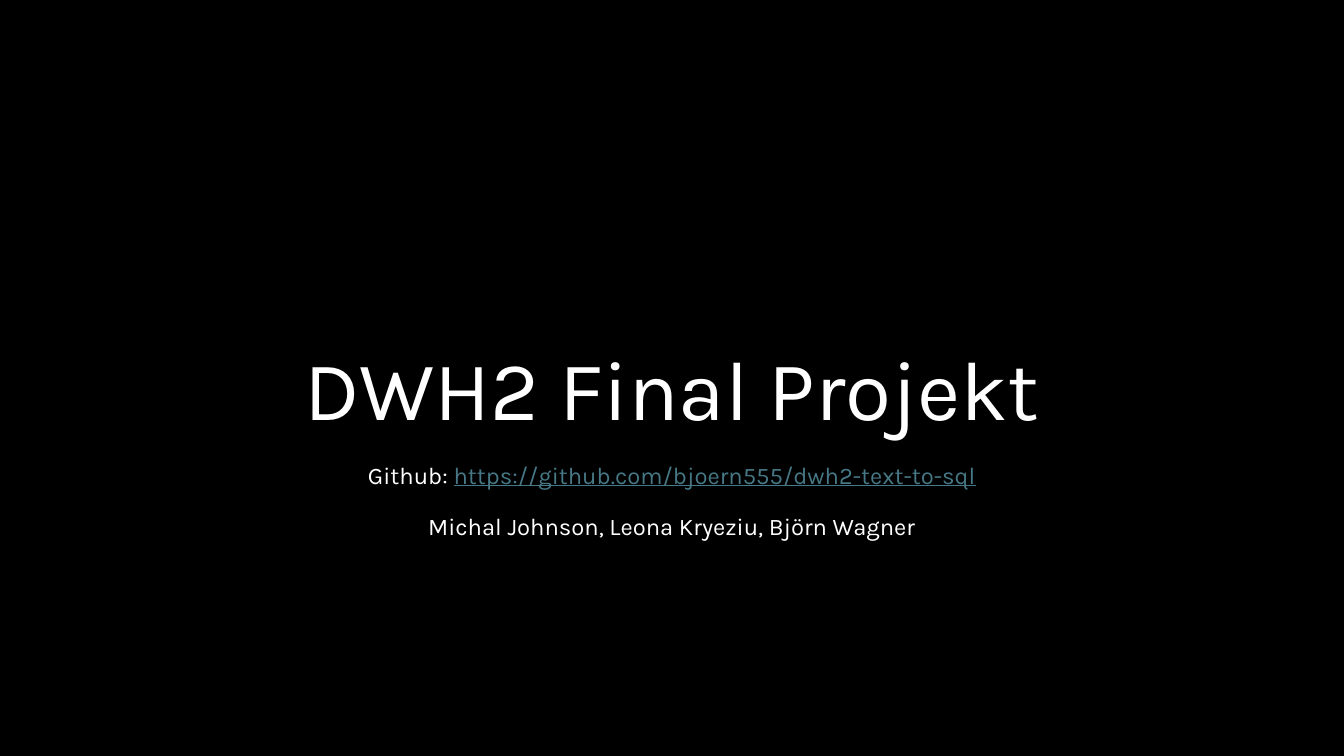
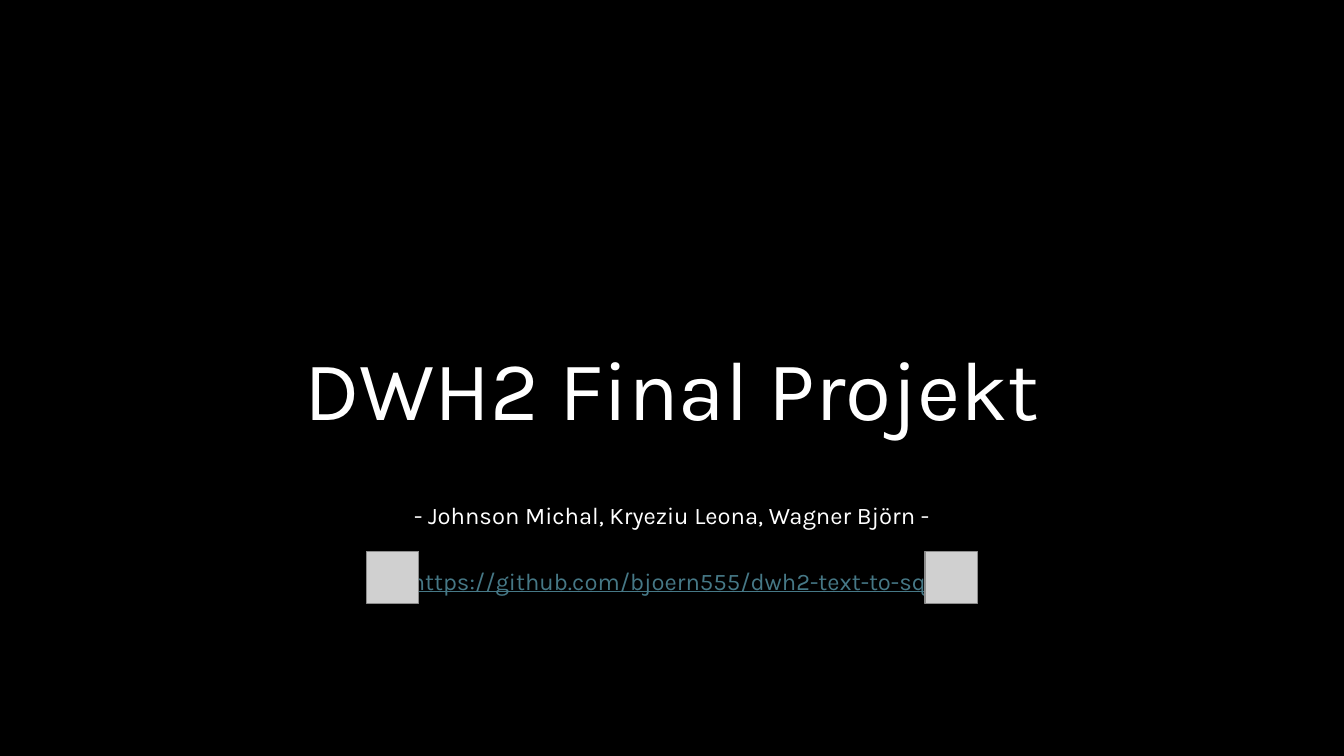
Before and after one commit to bjoern555/dwh2-text-to-sql, a slide deck: slide 1 of docs/DHW2_Wagner_Kryeziu_Johnson.pptx. Drawn at 1344x756 pixels with LibreOffice and Linux fonts; fonts in the diff are those of the drawing; grey boxes stand for pictures; background and template pictures are left out. Boxes give left, top, right and bottom in pixels: in the first picture for what was removed or moved away, otherwise in the second. Text is boxed around its words. In the diff, an @@ line names an element or a change of style, - is before the commit and + after.

```diff
--- a/docs/DHW2_Wagner_Kryeziu_Johnson.pptx
+++ b/docs/DHW2_Wagner_Kryeziu_Johnson.pptx
@@ subtitle at <box>411,507,933,596</box>: text changed; text colour #FFFFFF to #467886 @@
-Github: https://github.com/bjoern555/dwh2-text-to-sql
-Michal Johnson, Leona Kryeziu, Björn Wagner
+- Johnson Michal, Kryeziu Leona, Wagner Björn -
+https://github.com/bjoern555/dwh2-text-to-sql
@@ picture added at <box>367,552,419,604</box> @@
@@ picture added at <box>926,552,978,604</box> @@
```
Also in this commit, not shown: 6 other slides changed, 2 slides added, 2 slides removed.
